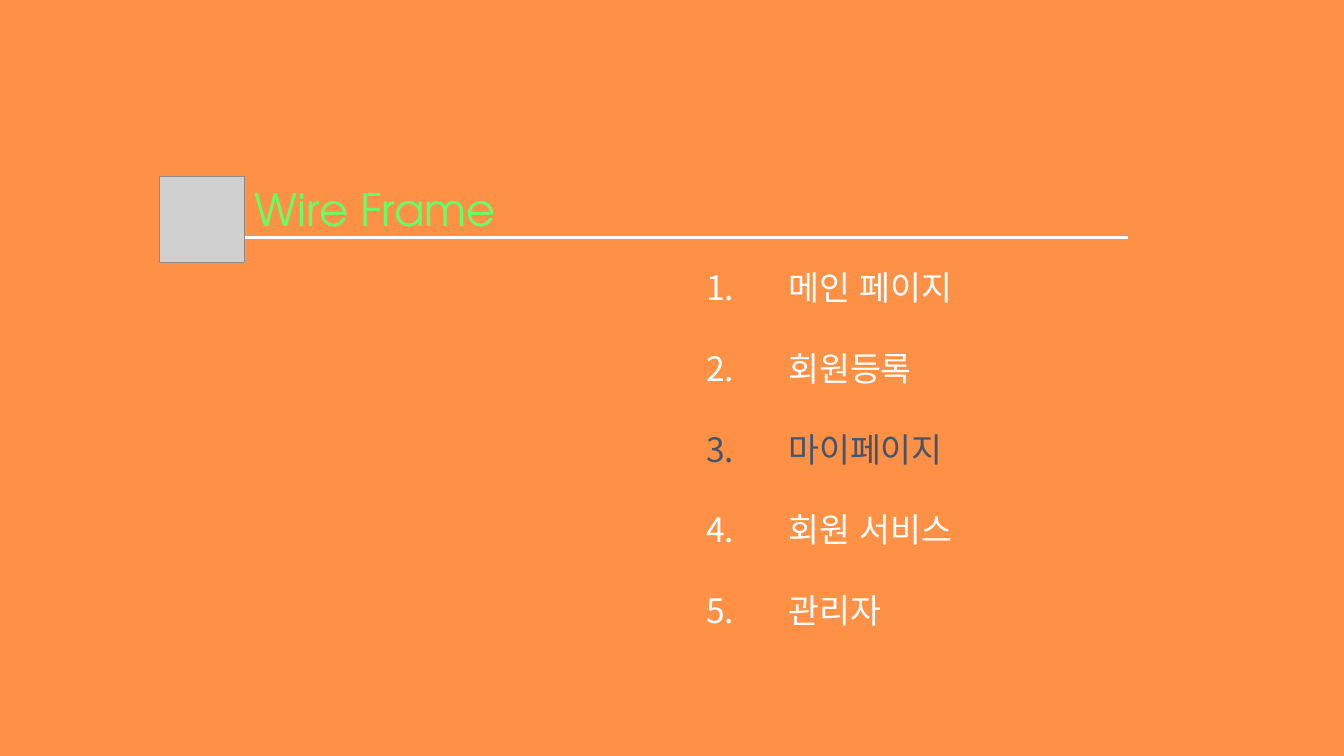
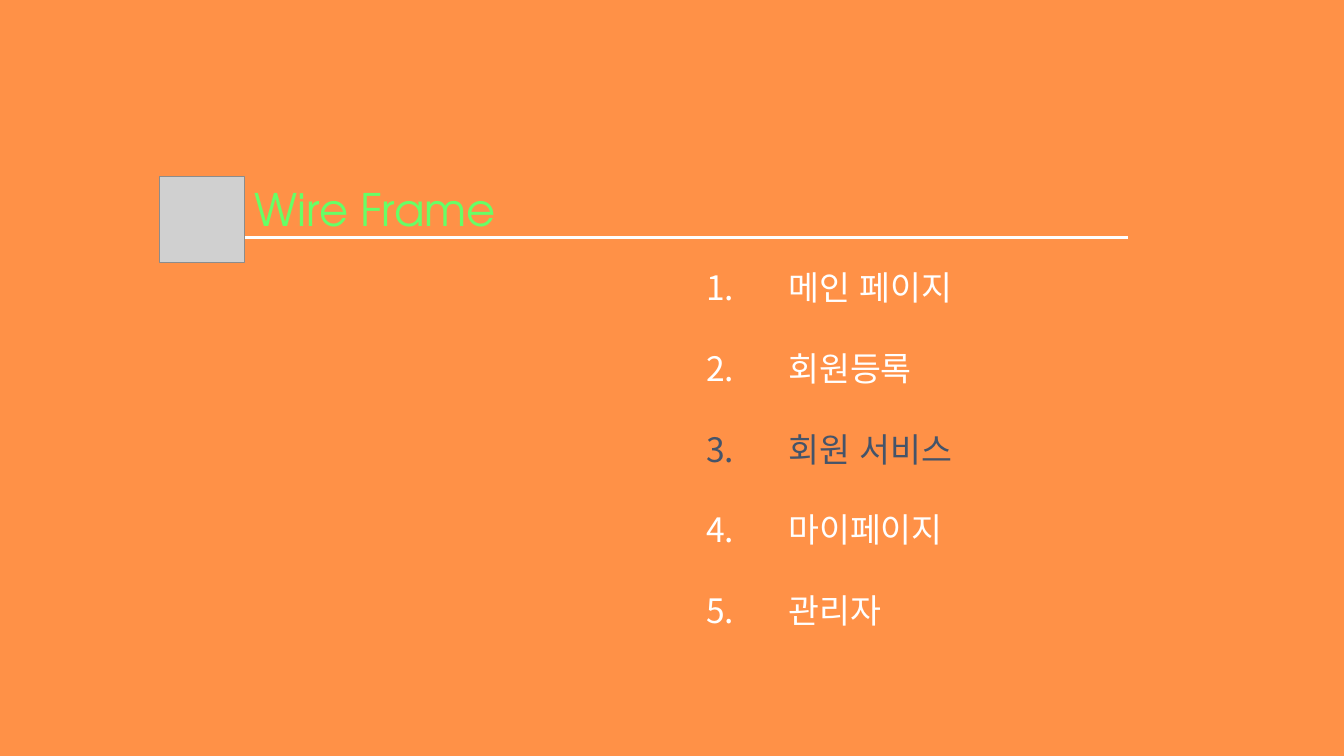
Before and after one commit to hhsw07/ezen-academy-projects, a slide deck: slide 24 of WebContent/발표자료/2차/3조 하비팩토리.pptx (slide 20 before the commit). Drawn at 1344x756 pixels with LibreOffice and Linux fonts; fonts in the diff are those of the drawing; grey boxes stand for pictures. Boxes give left, top, right and bottom in pixels: in the first picture for what was removed or moved away, otherwise in the second. Text is boxed around its words. In the diff, an @@ line names an element or a change of style, - is before the commit and + after.

```diff
--- a/WebContent/발표자료/2차/3조 하비팩토리.pptx
+++ b/WebContent/발표자료/2차/3조 하비팩토리.pptx
@@ text at (x1=788, y1=434, x2=952, y2=465): paragraph added @@
+3. 회원 서비스
@@ text at (x1=788, y1=514, x2=952, y2=545): paragraph removed @@
-4. 회원 서비스
@@ text at (x1=788, y1=514, x2=943, y2=545): text colour #44546A to #FFFFFF in "마이페이지" @@
```
Also in this commit, not shown: 29 other slides changed, 18 slides added, 3 slides removed.
